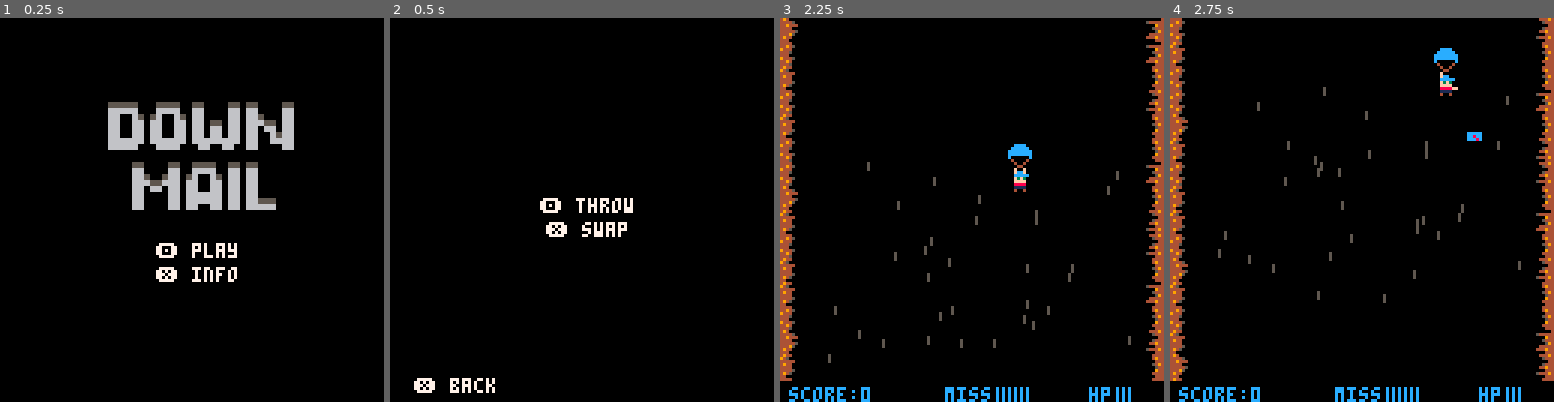
Above: before the commit, frames 1-4 (left to right).
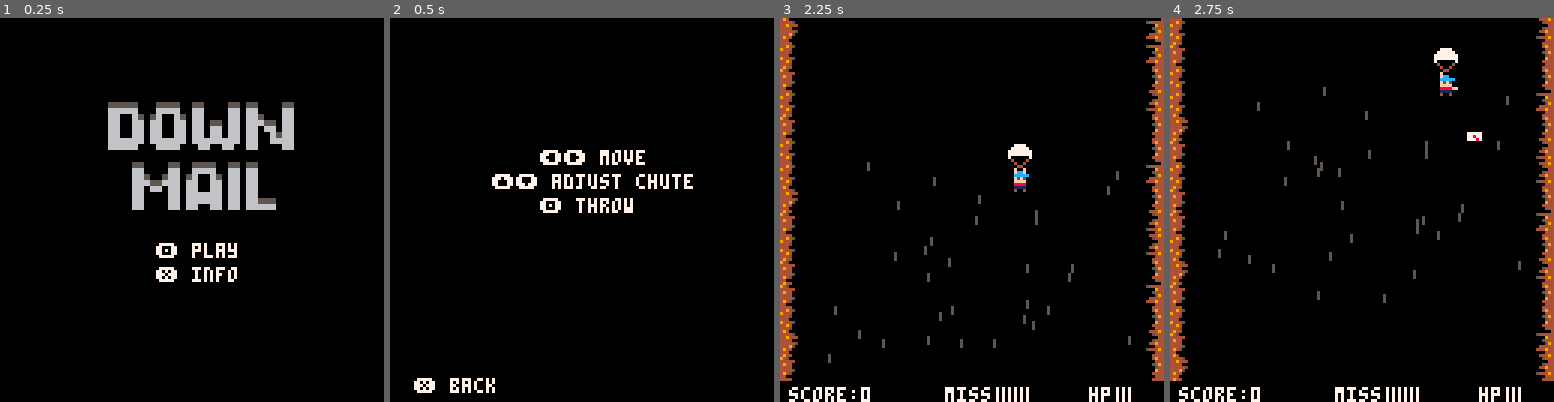
Above: after the commit, the same moments.

Repository: sugarvoid/down-mail
Game: PICO-8 cartridge down_mail.p8
The game is run twice, just before and just after one commit, with the same random seed, the same clock (stepped at 60 frames per second) and the same inputs.
Inputs:
- Up to frame 1 (0.25 s): no input
- Up to frame 2 (0.5 s): tap X (X key) at 0.33 s
- Up to frame 3 (2.25 s): tap O (Z key) at 0.7, 1.7, 2.1 s; tap X (X key) at 1.07, 1.85 s; hold Right 1.6-2.1 s; hold Up from 2.15 s (still down)
- Up to frame 4 (2.75 s): release Up at 2.42 s; hold Right from 2.47 s (still down); tap O (Z key) at 2.5 s

Frame 1 is identical in both runs. In frame 2, 1.9% of the frame differs, in the area x 26-79%, y 34-58%; in frame 3, 1.2%; in frame 4, 1.3%.

Commit message:
Remove color swapping

Diff:
--- a/down_mail.p8
+++ b/down_mail.p8
@@ -18,19 +18,19 @@
 #include src/wormhole.lua
 #include src/dog.lua
 __gfx__
-000000000000000000000000000000060000000600f00f0000f0000000eeee0000eeee0000e0e000000000000000000049440000000444940000000000000000
-000000000000000000000000666666666666666600f00f0000f000000eeeeee00eee0ee00e0e0ee0004000400040040094500000000054440000000000000000
-007007000600000000000000066556600665566000ffff0000ffff00eeeeeeeee0eeeeeee0e0e00e001001100010010044444000000000440000000000000000
-000770000000000007000070075556000755560000f3f30000f3f300eeeeeeeeeee0ee0e0eee0e00001111000011110049440000000054440000000000000000
-000770000000000000777700075080000758000000ffff0000ffff00e000000ee000000ee000000ef01ff10f011ff11044440000000449440000000000000000
+000000000000000000000000000000060000000600f00f0000f00000007777000077770000707000000000000000000049440000000444940000000000000000
+000000000000000000000000666666666666666600f00f0000f00000077777700777077007070770004000400040040094500000000054440000000000000000
+007007000600000000000000066556600665566000ffff0000ffff00777777777077777770707007001001100010010044444000000000440000000000000000
+000770000000000007000070075556000755560000f3f30000f3f300777777777770770707770700001111000011110049440000000054440000000000000000
+000770000000000000777700075080000758000000ffff0000ffff00700000077000000770000007f01ff10f011ff11044440000000449440000000000000000
 007007000000000607000070000a00000000900000ffff0000ffffff04000040040000400400004001ffff10f0ffff0f44445000000004440000000000000000
 00000000000000000000000000009000000a0000007777000077770000400400004004000040040000cfcf0000cfcf0049450000005444940000000000000000
 000000000000000000000000000a00000000900000f00f0000f00f0000044000000440000004400000ffff0000ffff0044000000000004440000000000000000
-0000000000000000000000000000000000008000000000000000000000000000000ee00000000000045444400000000044440000000044440000000000000000
-00000000000ee000000000000000000000008000000000000000000000000000000ee000000aa000004544000000400044945000000049440000000000000000
-0666660000eeeee00000000000e000e006668670068886000008000006666600000ee00000aaaa00000445000450540094440000000004440000000000000000
-0666660000000000000000000ee000e00666667006666600068680000666660000eeee0000a88a00000444000445544044450000000054940000000000000000
-066666600000000000000000ecee5500066666600666666006666600066666600ee00ee00aa88aa0000454000444444044400000000005440000000000000000
+00000000000000000000000000000000000080000000000000000000000000000007700000000000045444400000000044440000000044440000000000000000
+00000000000cc00000000000000000000000800000000000000000000000000000077000000aa000004544000000400044945000000049440000000000000000
+0666660000ccccc00000000000e000e0066686700688860000080000066666000007700000aaaa00000445000450540094440000000004440000000000000000
+0666660000000000000000000ee000e0066666700666660006868000066666000077770000a88a00000444000445544044450000000054940000000000000000
+066666600000000000000000ecee550006666660066666600666660006666660077007700aa88aa0000454000444444044400000000005440000000000000000
 000000000000000000888800eeeee50000040000000400000604660000040000040000400aaaaaa00000440000440540944450000000094400000000000000b0
 00000000000000000011110000e00e000004000000040000004006000004000000400400aaa88aaa000004000004000044940000000044440000000000000b00
 00000000000000000040040000e00e000004000000040000000400000004000000044000aaaaaaaa00000000000000004445000000000444000000000000b000
--- a/src/clothing.lua
+++ b/src/clothing.lua
@@ -2,9 +2,7 @@
 clothing.__index=clothing
 
 function clothing:draw()
-    pal(14, self.col)
     spr(self.img,self.x,self.y)
-    pal()
 end
 
 function clothing:update()
@@ -20,6 +18,5 @@
     _c.x=p1.x
     _c.y=p1.y
     _c.fall_speed=2
-    _c.col = p1.colors[1]
     add(objects.front,_c)
 end
--- a/src/letter.lua
+++ b/src/letter.lua
@@ -2,12 +2,11 @@
 letter.__index = letter
 letters = {}
 
-function spawn_letter(_dir, col)
+function spawn_letter(_dir)
     local _l = setmetatable({}, letter)
     _l.t = 0
     _l.w = 8
     _l.h = 8
-    _l.color = col
     _l.score_mul = 1
     _l.tossed = true
     _l.img = 32
@@ -37,13 +36,13 @@
             if is_colliding(self, mb) and not mb.damaged and mb.empty then
                 if self.x < mb.x then
                     if mb.facing_l then
-                        mb:on_good_letter(self.score_mul, self)
+                        mb:on_good_letter(self.score_mul)
                     else
                         explode(self.x, self.y, 2, 2, 7, 10)
                     end
                 else
                     if not mb.facing_l then
-                        mb:on_good_letter(self.score_mul, self)
+                        mb:on_good_letter(self.score_mul)
                     else
                         explode(self.x, self.y, 2, 2, 7, 10)
                     end
@@ -72,9 +71,7 @@
 end
 
 function letter:draw()
-    pal(7, self.color)
     spr(self.img, self.x, self.y)
-    pal()
 end
 
 function update_letters()
--- a/src/mailbox.lua
+++ b/src/mailbox.lua
@@ -114,7 +114,7 @@
 --     end
 -- end
 
-function mailbox:on_good_letter(_score, l)
+function mailbox:on_good_letter(_score)
     self.empty = false
 
     if self.b_col == 11 then
@@ -125,7 +125,7 @@
         self.speed = 4
         explode(self.x, self.y, 2, 6, self.b_col, 10)
         sfx(21)
-    elseif self.b_col == l.color then
+    else
         p1.deliveries += 1
         sfx(4)
         update_score(10 * flr(_score))
@@ -133,9 +133,9 @@
         self.img = 20
         explode(self.x, self.y, 2, 6, self.b_col, 10)
         self.speed = 4
-    else
+    --else
         --TODO: Make explode instead
-        self:take_damage()
+        --self:take_damage()
     end
 
 
--- a/src/main.lua
+++ b/src/main.lua
@@ -98,22 +98,18 @@
     deliveries = { 0, 0, 0 }
     goto_postday_tmr = 0
     offset = 0
-    level_length = 20   --TODO: Put back 30
-    post_day_length = 5 --TODO: Put back 10
+    level_length = 20
+    post_day_length = 5
     ending = 0
     end_spr = { 64, 68, 72, 76, 140 }
     objects = { back = {}, front = {} }
     day = 1
     days = { "monday", "tuesday", "wednesday", "thursday", "friday", "saturday", "sunday" }
 
-
-
     deliveries_total = 0
     missed_mb_total = 0
     damaged_mb_total = 0
 
-
-
     restart_game()
 end
 
@@ -130,11 +126,7 @@
         test_wormhole:update()
     end
 
-
-
     if g_state == gamestates.title then
-        --elseif g_state == gamestates.how_to then
-        --update_intro()
     elseif g_state == gamestates.day_title then
         update_day()
     elseif g_state == gamestates.game then
@@ -174,8 +166,6 @@
     if btnp(🅾️) then
         if g_state == gamestates.title then
             g_state = gamestates.day_title
-            -- elseif g_state == gamestates.how_to then
-            --     intro_t = 0
         elseif g_state == gamestates.day_title then
             day_t = 0
         elseif g_state == gamestates.post_day then
@@ -195,14 +185,11 @@
     end
 
 
+
     if btnp(⬆️) then
         p1:update_chute(true)
-        --p1.is_chute_open = true
-        --p1.speed = 1
     elseif btnp(⬇️) then
         p1:update_chute(false)
-        --p1.is_chute_open = false
-        --p1.speed = 2
     end
 
     if btnp(❎) then
@@ -212,10 +199,7 @@
             change_state(gamestates.title)
         elseif g_state == gamestates.day_title then
         elseif g_state == gamestates.game then
-            p1:swap_color()
-            --clock.seconds = level_length
         elseif g_state == gamestates.gameover then
-
         end
     end
 end
@@ -234,9 +218,6 @@
         clock:start()
     end
 
-
-
-
     p1:update()
     update_particles()
     update_objects()
@@ -247,10 +228,6 @@
     for d in all(dogs) do
         d:update()
     end
-
-
-
-
 
     spawner:update()
 
@@ -291,23 +268,6 @@
         advance_day()
     end
 
-
-
-    -- post_day_timer -= 1
-    -- if post_day_timer <= 0 then
-    --     mailboxes = {}
-    --     advance_day()
-    --         --if day == 3 then
-    --         -- if deliveries[1] == (deliveries_needed * (days_needed)) then
-    --         --     end_text = endings[4]
-    --         --     ending_idx = 4
-    --         -- else
-    --         --     end_text = endings[5]
-    --         --     ending_idx = 5
-    --         -- end
-    --         --goto_gameover(4)
-    --         --end
-    -- end
     p1:update()
     update_letters()
     update_particles()
@@ -360,17 +320,16 @@
     cls()
     sspr(64, 96, 32, 16, 36, 20, 32 * 2, 16 * 2)
     sspr(64, 112, 32, 16, 36, 20 + 22, 32 * 2, 16 * 2)
-    --spr(200, 48, 34, 4, 2)
-    --spr(232, 48, 34 + 10, 4, 2)
-    --print("down mail", hcenter("down mail"), 50, 0)
     print("🅾️ play", hcenter("🅾️ play"), 75, 7)
     print("❎ info", hcenter("❎ info"), 83, 7)
 end
 
 function draw_howto()
     cls()
+    print("⬅️➡️ move", hcenter("⬅️➡️ move"), 60-8-8, 7)
+    print("⬆️⬇️ adjust chute", hcenter("⬆️⬇️ adjust chute"), 60-8, 7)
     print("🅾️ throw", hcenter("🅾️ throw"), 60, 7)
-    print("❎ swap", hcenter("❎ swap"), 68, 7)
+    --print("❎ swap", hcenter("❎ swap"), 68, 7)
     print("❎ back", 8, 120, 7)
 end
 
@@ -393,7 +352,6 @@
 
     line(16, 70, 16 + 70, 70, 7)
 
-    --draw_skip()
 end
 
 function draw_day()
@@ -430,10 +388,8 @@
 
 function draw_gui()
     rectfill(0, 121, 128, 128, 0)
-    print("score:" .. score, 3, 123, p1.colors[1])
-    print("hp", 103, 123, p1.colors[1])
-
-
+    print("score:" .. score, 3, 123, 7)
+    print("hp", 103, 123, 7)
 
     for i = 1, p1.max_health, 1 do
         pset(110 + (2 * i), 123, 5)
@@ -444,18 +400,14 @@
     end
 
     for i = 1, p1.life, 1 do
-        pset(110 + (2 * i), 123, p1.colors[1])
-        pset(110 + (2 * i), 124, p1.colors[1])
-        pset(110 + (2 * i), 125, p1.colors[1])
-        pset(110 + (2 * i), 126, p1.colors[1])
-        pset(110 + (2 * i), 127, p1.colors[1])
-    end
-
-
-
-    print("miss", 55, 123, p1.colors[1])
-
-
+        pset(110 + (2 * i), 123, 7)
+        pset(110 + (2 * i), 124, 7)
+        pset(110 + (2 * i), 125, 7)
+        pset(110 + (2 * i), 126, 7)
+        pset(110 + (2 * i), 127, 7)
+    end
+
+    print("miss", 55, 123, 7)
 
     for i = 1, max_misses, 1 do
         pset(misses_gui_x + (2 * i), 123, 5)
@@ -466,27 +418,12 @@
     end
 
     for i = 1, max_misses - p1.missed_mb, 1 do
-        pset(misses_gui_x + (2 * i), 123, p1.colors[1])
-        pset(misses_gui_x + (2 * i), 124, p1.colors[1])
-        pset(misses_gui_x + (2 * i), 125, p1.colors[1])
-        pset(misses_gui_x + (2 * i), 126, p1.colors[1])
-        pset(misses_gui_x + (2 * i), 127, p1.colors[1])
-    end
-
-
-    -- for k, v in pairs(customers) do
-    --  pal(6, v)
-    --  spr(16, 38 + (8 * k), 122)
-    --  pal()
-    --end
-
-    --print(days[day], hcenter(days[day]), 123, p1.colors[1])
-
-
-
-    --rectfill(48, 124, 50, 126, customers[1])
-    -- rectfill(52, 124, 54, 126, customers[2])
-    --rectfill(56, 124, 58, 126, customers[3])
+        pset(misses_gui_x + (2 * i), 123, 7)
+        pset(misses_gui_x + (2 * i), 124, 7)
+        pset(misses_gui_x + (2 * i), 125, 7)
+        pset(misses_gui_x + (2 * i), 126, 7)
+        pset(misses_gui_x + (2 * i), 127, 7)
+    end
 end
 
 function start_level()
@@ -496,16 +433,6 @@
 function advance_day()
     day += 1
 
-    -- if day == 5 then
-    --     if 1 == 1 then
-    --         end_text = endings[4]
-    --         ending_idx = 4
-    --     else
-    --         end_text = endings[5]
-    --         ending_idx = 5
-    --     end
-    --     goto_gameover(4)
-    -- else
     intro_t = 30 * 6
     day_t = 30 * 3
     post_t = 30 * 6
@@ -515,26 +442,14 @@
     damaged_mb_total += p1.damaged_mb
     p1 = init_player()
 
-    --deliveries_left = deliveries_needed
     g_state = gamestates.day_title
     init_wind()
-    --end
-
-
-
-    --if day == 8 then day = 1 end
 end
 
 function change_state(new_state)
     offset = 0
     g_state = new_state
 end
-
--- function set_customers()
---     shuffle(cols)
---     customers = { cols[1], cols[2] }
---     non_customers = { cols[3], cols[4] }
--- end
 
 function angle_lerp(angle1, angle2, t)
     angle1 = angle1 % 1
--- a/src/player.lua
+++ b/src/player.lua
@@ -1,7 +1,5 @@
 player = {}
 player.__index = player
-
-font_col={12,14}
 
 
 function init_player()
@@ -11,7 +9,6 @@
     _p.y = 54
     _p.w = 8
     _p.h = 8
-    _p.colors={12,10}
     _p.selected_letter = 0
     _p.is_alive = true
     _p.sprite_a = 5
@@ -49,11 +46,9 @@
 
 function player:draw()
 
-    if self.ring<=15 then
-        circ(self.x+4,self.y,self.ring,self.colors[1])
-    end
-
-    pal(14, self.colors[1])
+
+
+
     if self.is_alive then
 
         --spr_r(self.img, self.x, self.y, self.a, 1, 1)
@@ -76,7 +71,7 @@
 
     end
 
-    pal()
+
 end
 
 function player:update_chute(open)
@@ -188,11 +183,6 @@
     end
 end
 
-function player:swap_color()
-   -- print_debug(self.colors[1])
-    self.colors[1],self.colors[2]=self.colors[2],self.colors[1]
-    self.ring =0
-end
 
 function player:get_acc()
     if self.throws == 0 then
@@ -209,9 +199,9 @@
     --self.img=02
     self.thr_anmi = 10
     if self.facing_l then
-        spawn_letter(-1, self.colors[1])
-    else
-        spawn_letter(1, self.colors[1])
+        spawn_letter(-1)
+    else
+        spawn_letter(1)
     end
     sfx(6)
 
